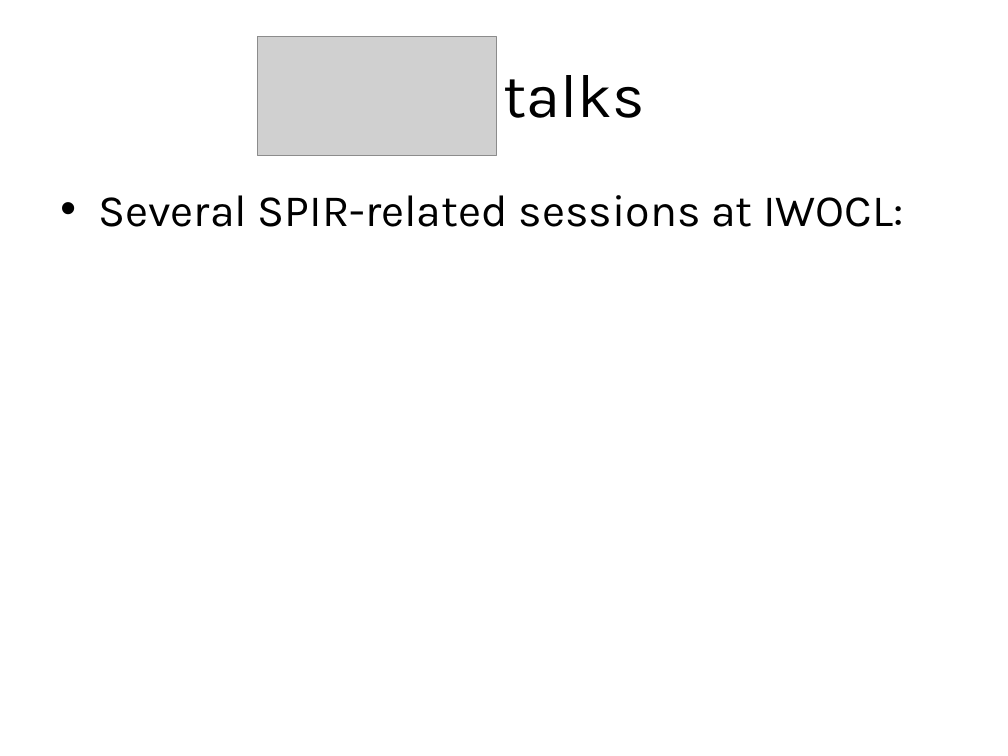
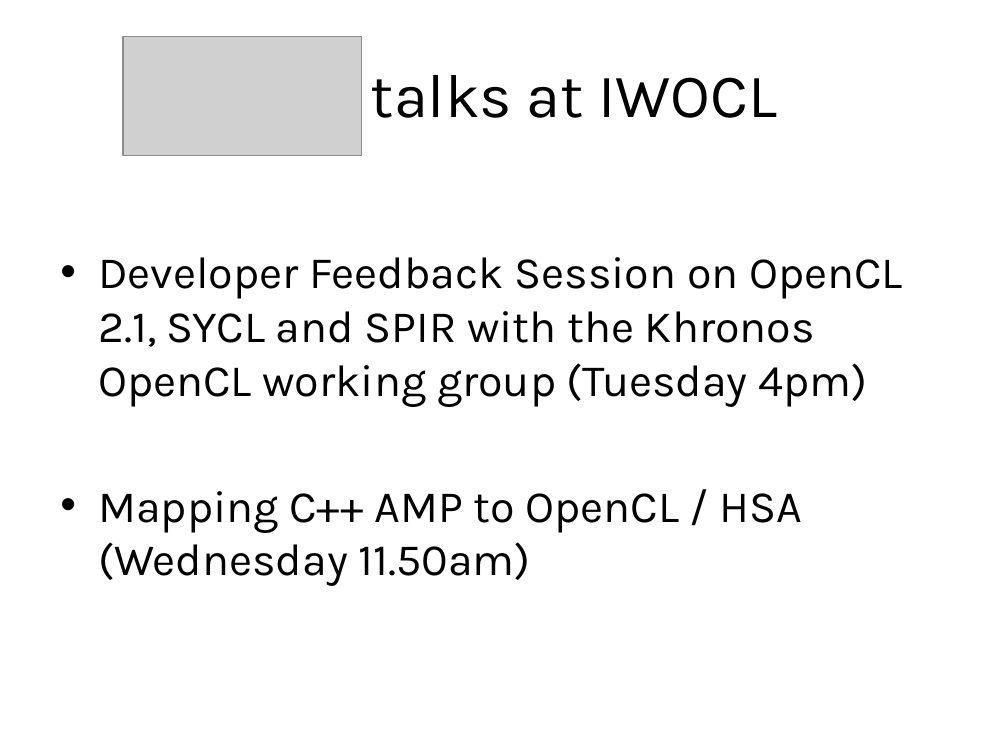
Before and after one commit to UoB-HPC/opencl-training-code, a slide deck: slide 6 of slides/advanced_outro.pptx. Drawn at 1008x756 pixels with LibreOffice and Linux fonts; fonts in the diff are those of the drawing; grey boxes stand for pictures. Boxes give left, top, right and bottom in pixels: in the first picture for what was removed or moved away, otherwise in the second. Text is boxed around its words. In the diff, an @@ line names an element or a change of style, - is before the commit and + after.

Commit message:
Added links to relevant IWOCL talks
Added links to the talks on OpenCL 2.x, SPIR and SYCL.

```diff
--- a/slides/advanced_outro.pptx
+++ b/slides/advanced_outro.pptx
@@ picture: place and size @@
-picture at [258,36,496,155]
+picture at [123,36,361,155]
@@ title at [371,75,777,118]: text changed @@
-SPIR talks
+SPIR talks at IWOCL
@@ text at [98,257,903,586]: text changed @@
-• Several SPIR-related sessions at IWOCL:
+• Developer Feedback Session on OpenCL 2.1, SYCL and SPIR with the Khronos OpenCL working group (Tuesday 4pm)
+• Mapping C++ AMP to OpenCL / HSA (Wednesday 11.50am)
```
Also in this commit, not shown: 3 other slides changed.
